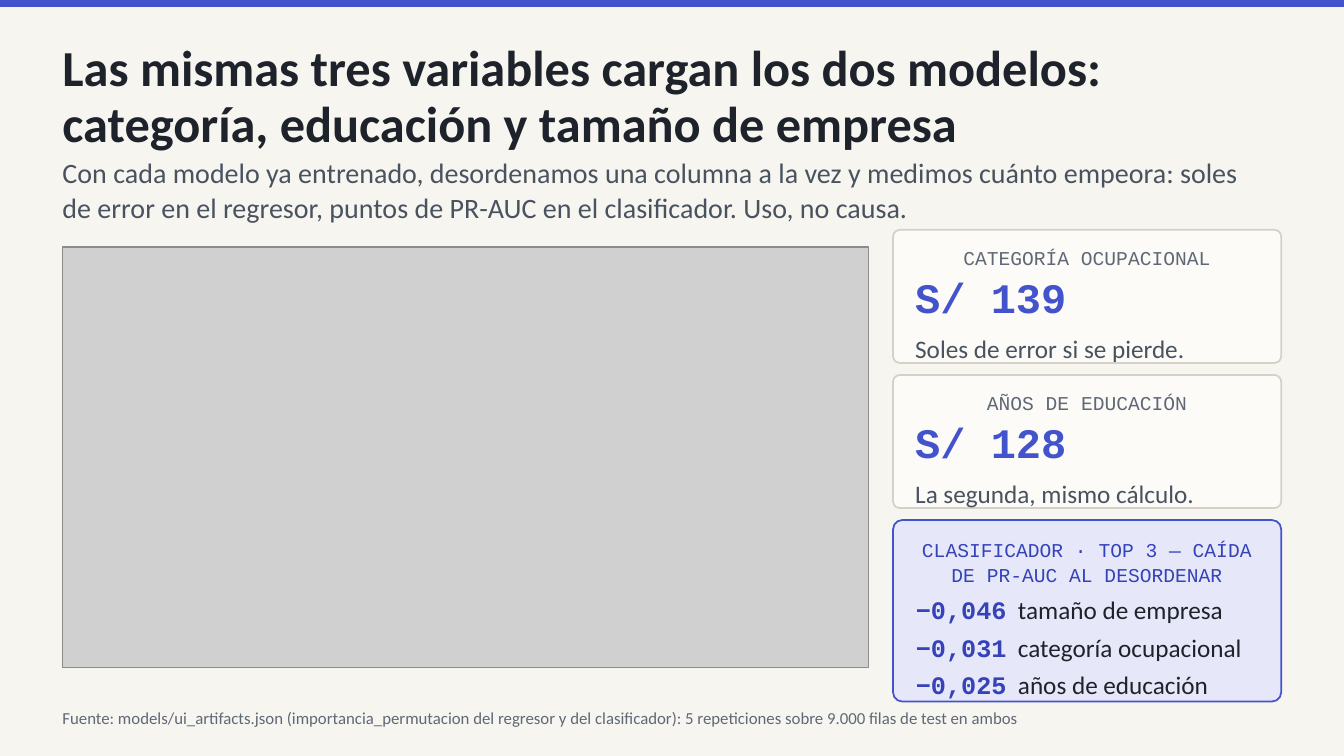
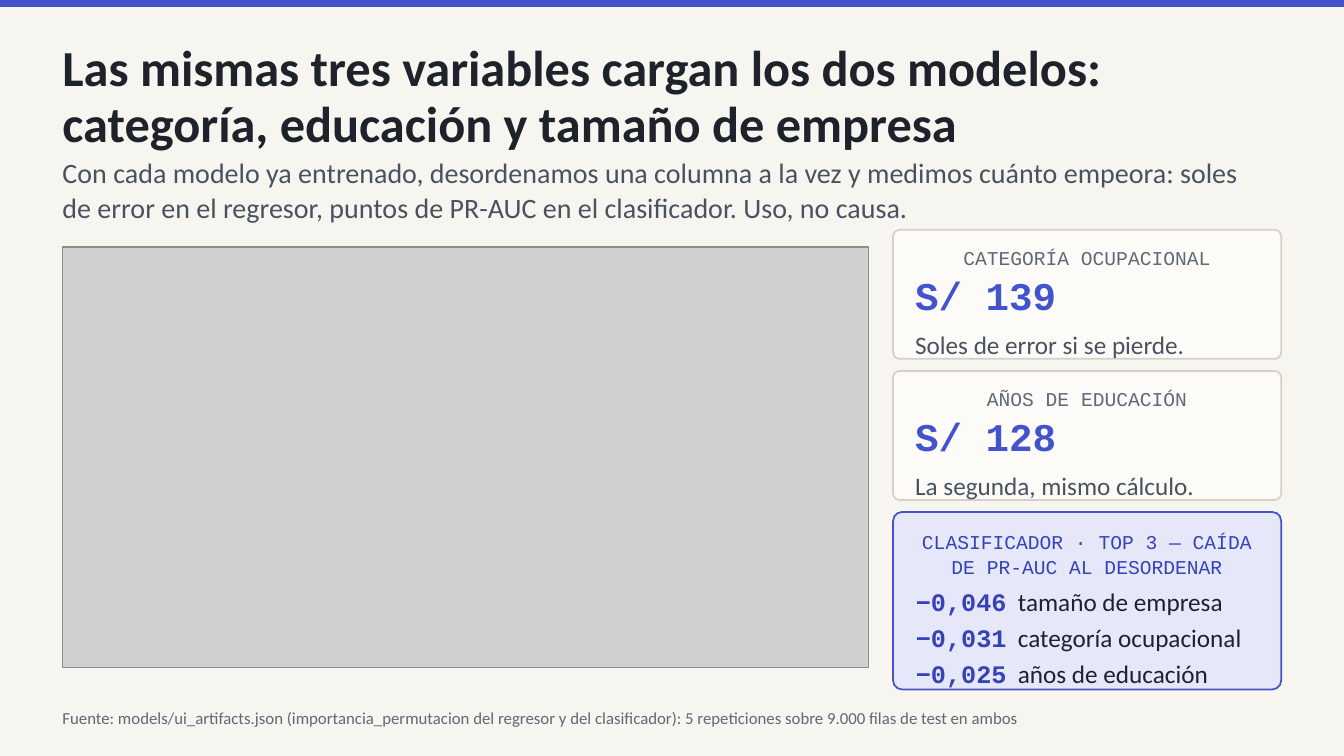
Before and after one commit to IchiSieben/enaho-ingresos-informalidad, a slide deck: slide 5 of docs/presentacion/ENAHO_exposicion_EXPO.pptx. Drawn at 1344x756 pixels with LibreOffice and Linux fonts; fonts in the diff are those of the drawing; grey boxes stand for pictures. Boxes give left, top, right and bottom in pixels: in the first picture for what was removed or moved away, otherwise in the second. Text is boxed around its words. In the diff, an @@ line names an element or a change of style, - is before the commit and + after.

```diff
--- a/docs/presentacion/ENAHO_exposicion_EXPO.pptx
+++ b/docs/presentacion/ENAHO_exposicion_EXPO.pptx
@@ rounded rectangle "CATEGORÍA OCUPACIONAL": place and size @@
-rounded rectangle "CATEGORÍA OCUPACIONAL" at (893,230,1281,363)
+rounded rectangle "CATEGORÍA OCUPACIONAL" at (893,230,1281,359)
@@ text in rounded rectangle at (915,282,1056,311): size 30 to 28 pt in "S/ 139" @@
@@ rounded rectangle "AÑOS DE EDUCACIÓN": place and size @@
-rounded rectangle "AÑOS DE EDUCACIÓN" at (893,375,1281,508)
+rounded rectangle "AÑOS DE EDUCACIÓN" at (893,371,1281,500)
@@ text in rounded rectangle at (915,423,1056,452): size 30 to 28 pt in "S/ 128" @@
@@ rounded rectangle "CLASIFICADOR · TOP 3 — ...": place and size @@
-rounded rectangle "CLASIFICADOR · TOP 3 — ..." at (893,520,1281,702)
+rounded rectangle "CLASIFICADOR · TOP 3 — ..." at (893,512,1281,690)
@@ text in rounded rectangle at (916,593,1241,691): less space between paragraphs @@
```
Also in this commit, not shown: 3 other slides changed, 1 slide added, 6 other files.
